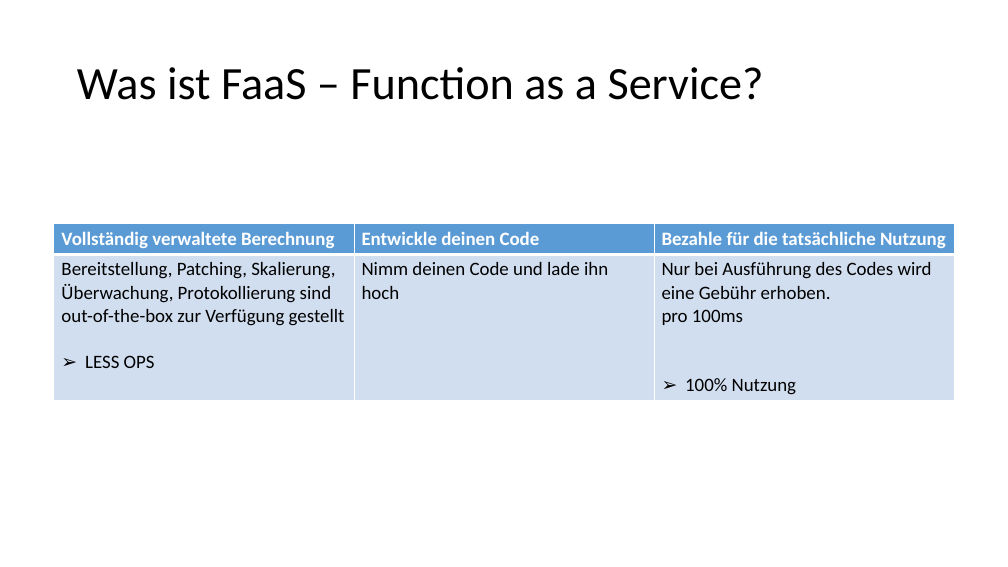
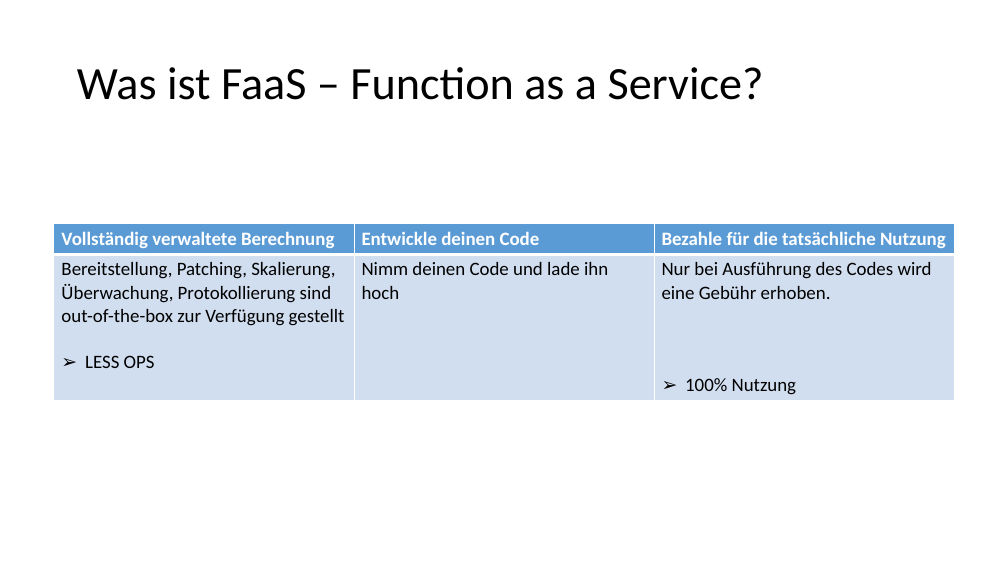
Before and after one commit to Philwi/HTWDresdenIMBeleg, a slide deck: slide 18 of FaaS.pptx (slide 20 before the commit). Drawn at 1008x567 pixels with LibreOffice and Linux fonts; fonts in the diff are those of the drawing. Boxes give left, top, right and bottom in pixels: in the first picture for what was removed or moved away, otherwise in the second. Text is boxed around its words. In the diff, an @@ line names an element or a change of style, - is before the commit and + after.

```diff
--- a/FaaS.pptx
+++ b/FaaS.pptx
@@ table at [54, 224, 954, 399] @@
-row 2, column 3: Nur bei Ausführung des Codes wird eine Gebühr erhoben. / pro 100ms / 100% Nutzung
+row 2, column 3: Nur bei Ausführung des Codes wird eine Gebühr erhoben. / 100% Nutzung
```
Also in this commit, not shown: 4 other slides changed, 2 slides removed.
